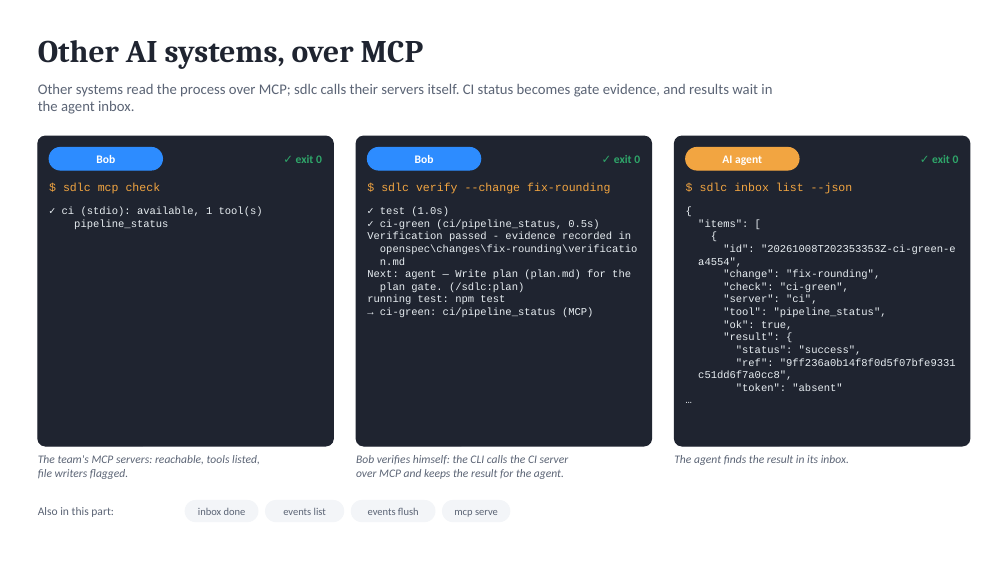
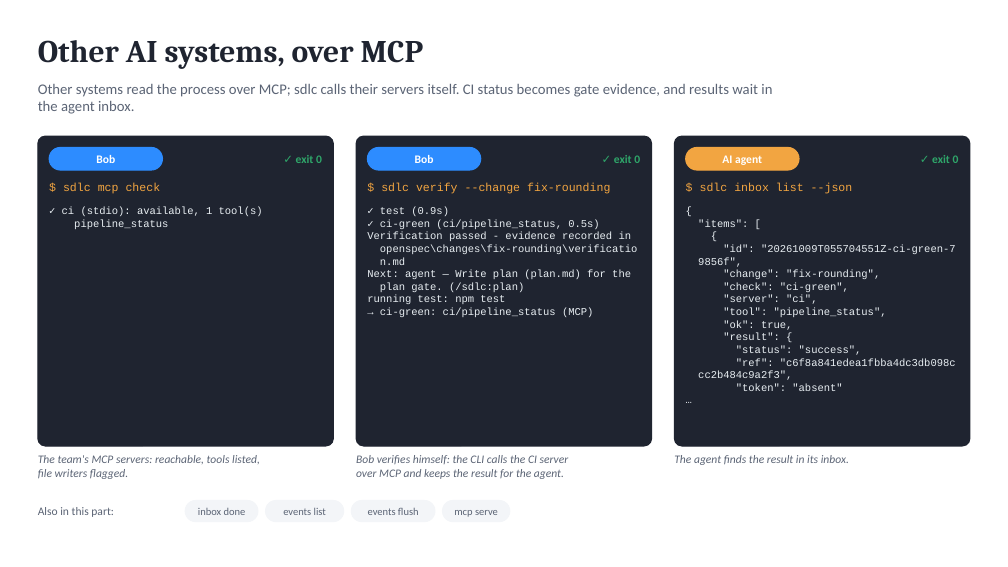
Before and after one commit to marin-ai-tech/sdlc, a slide deck: slide 19 of docs/demo/sdlc-calculator-demo.en.pptx. Drawn at 1008x567 pixels with LibreOffice and Linux fonts; fonts in the diff are those of the drawing. Boxes give left, top, right and bottom in pixels: in the first picture for what was removed or moved away, otherwise in the second. Text is boxed around its words. In the diff, an @@ line names an element or a change of style, - is before the commit and + after.

```diff
--- a/docs/demo/sdlc-calculator-demo.en.pptx
+++ b/docs/demo/sdlc-calculator-demo.en.pptx
@@ text at [380, 207, 449, 216]: text changed @@
-✓ test (1.0s)
+✓ test (0.9s)
@@ text at [698, 245, 956, 267]: text changed @@
-"id": "20261008T202353353Z-ci-green-e
-a4554",
+"id": "20261009T055704551Z-ci-green-7
+9856f",
@@ text at [698, 358, 956, 380]: text changed @@
-"ref": "9ff236a0b14f8f0d5f07bfe9331
-c51dd6f7a0cc8",
+"ref": "c6f8a841edea1fbba4dc3db098c
+cc2b484c9a2f3",
```
Also in this commit, not shown: 4 other slides changed, 37 other files.
